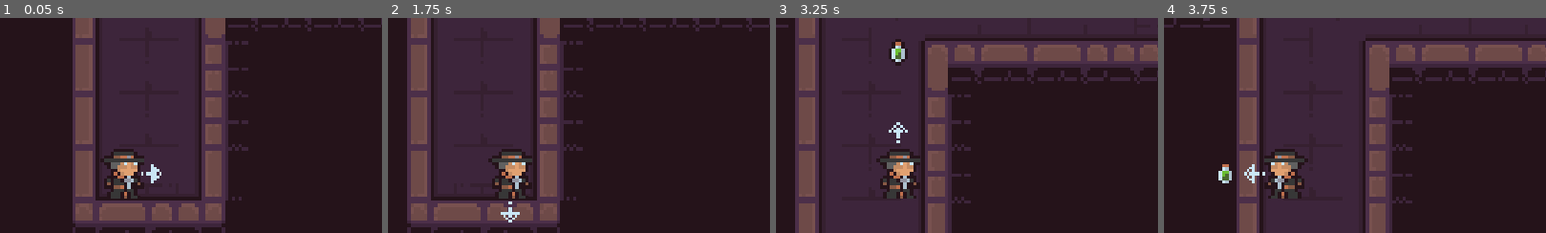
Above: before the commit, frames 1-4 (left to right).
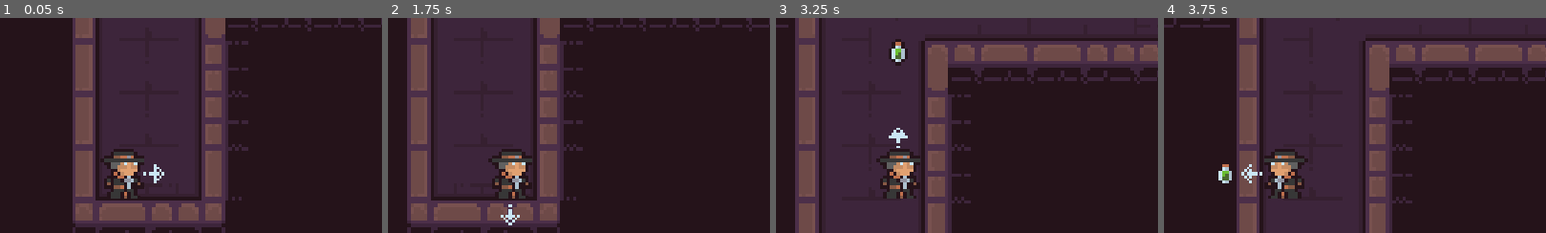
Above: after the commit, the same moments.

Repository: jmedina21/Pirate-Software-Jam-Jun-2024
Game: Godot game, scene res://Scenes/game.tscn
Two runs of this game, one before a commit and one after it. Both use one fixed random seed, a clock stepped at 60 frames per second and the inputs below.
Inputs:
- Up to frame 1 (0.05 s): no input
- Up to frame 2 (1.75 s): hold D (right) 0.53-1.28 s; hold Space (action) 0.53-1.28 s; hold S (down) from 1.28 s (still down); tap Space (action) at 1.35 s
- Up to frame 3 (3.25 s): tap Enter at 2 s; release S (down) at 2.03 s; hold D (right) 2.03-2.78 s; hold Space (action) 2.03-2.78 s; hold Up (up) from 2.78 s (still down); tap Space (action) at 2.85 s
- Up to frame 4 (3.75 s): release Up (up) at 3.53 s; hold A (left) from 3.53 s (still down); hold Space (action) from 3.53 s (still down)
The pictures show only the part of the screen within x 34-84%, y 14-64%; the shares and areas given below are measured in that part.

The runs differ from the first frame. In frame 1, 0.2% of the frame differs, in the area x 37-43%, y 68-77%; in frame 2, 0.2%, in the area x 29-35%, y 85-97%; in frame 3, 0.2%; in frame 4, 0.2%.

Commit message:
add potion counter

Diff:
--- a/Scenes/player.tscn
+++ b/Scenes/player.tscn
@@ -48,7 +48,7 @@
 scale = Vector2(0.71875, 0.78125)
 sprite_frames = SubResource("SpriteFrames_i2gad")
 autoplay = "default"
-frame_progress = 0.0646678
+frame_progress = 0.994623
 
 [node name="CollisionShape2D" type="CollisionShape2D" parent="."]
 visible = false
--- a/Scripts/player.gd
+++ b/Scripts/player.gd
@@ -8,6 +8,8 @@
 
 #var attack_ready = true
 var potion = preload("res://Scenes/damage_potion.tscn")
+var attack_potion_count = 5
+
 
 func _input(event):
 	var move_offset = Vector2.ZERO
@@ -27,19 +29,9 @@
 		move_offset.y += 16
 		update_arrow_position('down')
 
-	# Fire proyectile
-	#elif event.is_action_pressed('action'):
-		#print($Marker2D.rotation, animated_arow.rotation)
-		#$Marker2D.position = currentPosition
-		#$Marker2D.rotation = animated_arow.rotation
-		#var potion_instance = potion.instantiate()
-		#potion_instance.rotation = $Marker2D.rotation
-		#potion_instance.position = $Marker2D.position
-		#add_child(potion_instance)
-
-
 	# Attempt to move the player, and handle collision detection
 	var collision_info = move_and_collide(move_offset)
+
 	if collision_info:
 		print("Blocked by wall", collision_info.get_position())
 	else:
@@ -53,6 +45,8 @@
 		fire_projectile()
 
 func fire_projectile():
+	if attack_potion_count == 0:
+		return
 	var potion_instance = potion.instantiate()
 	potion_instance.global_position = currentPosition
 
@@ -72,9 +66,8 @@
 	potion_instance.direction = direction
 
 	add_child(potion_instance)
+	attack_potion_count -= 1
 
-	# Debugging
-	print(potion_instance.direction)
 
 func update_arrow_position(direction):
 	animated_arow.position.y = 0
